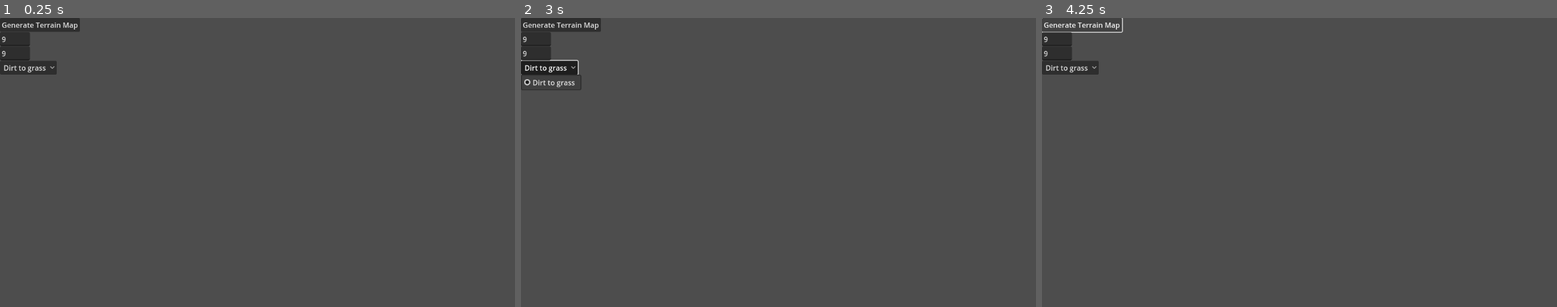
Above: before the commit, frames 1-3 (left to right).
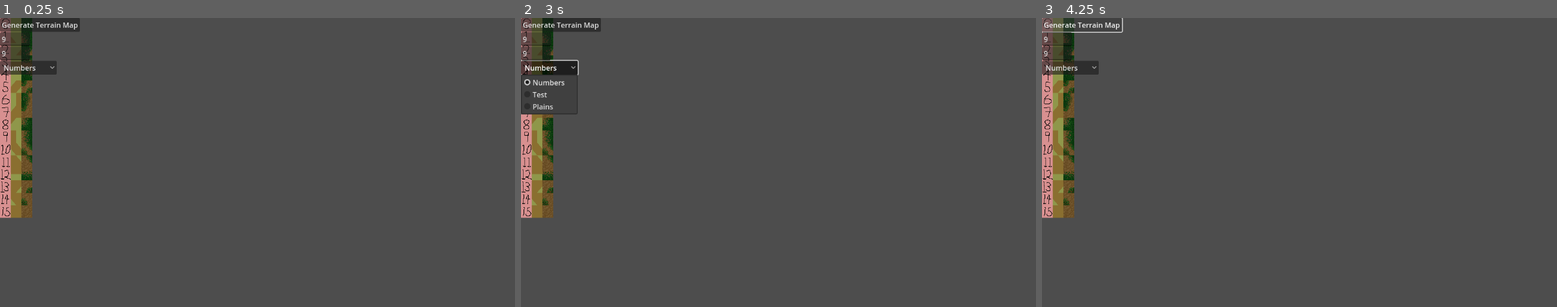
Above: after the commit, the same moments.

Repository: 28jb11/space-game
Game: Godot game, scene res://scenes/test_bed.tscn
Same seed, same stepped clock (60 frames per second), same inputs: the game is played once before the commit and once after it.
Inputs:
- Up to frame 1 (0.25 s): no input
- Up to frame 2 (3 s): click "Dirt to grass" (after the commit: "Numbers") at 0.5 s; click "Generate Terrain Map" at 1.25 s; click "Generate Terrain Map" at 2 s; click "Dirt to grass" (after the commit: "Numbers") at 2.75 s
- Up to frame 3 (4.25 s): click "Generate Terrain Map" at 3.5 s

The runs differ from the first frame. In frame 1, 4.1% of the frame differs, in the area x 0-9%, y 0-70%; in frame 2, 3.4%; in frame 3, 4.0%.

Commit message:
ms case value data structure initialization

Diff:
--- a/scenes/test_bed.tscn
+++ b/scenes/test_bed.tscn
@@ -44,8 +44,12 @@
 offset_right = 127.0
 offset_bottom = 127.0
 selected = 0
-item_count = 1
-popup/item_0/text = "Dirt to grass"
+item_count = 3
+popup/item_0/text = "Numbers"
+popup/item_1/text = "Test"
+popup/item_1/id = 1
+popup/item_2/text = "Plains"
+popup/item_2/id = 2
 
 [node name="HeightInput" type="LineEdit" parent="TestControls"]
 layout_mode = 0
--- a/scripts/terrain_tiles.gd
+++ b/scripts/terrain_tiles.gd
@@ -1,16 +1,12 @@
 extends TileMapLayer
 
-var tileset : TileSet
-
-
-
+# creates data structures to find marching squares case values
 func initialize():
 	# get tileset
 	# tileset has multiple sources. each source is a different terrain set
-	tileset = self.tile_set
-	#test_tileset_sources(tileset)
+	var tileset = self.tile_set
 
-	# create structure for each terrain source
+	# create structure for each terrain source's ms_case data
 	var tile_sources = []
 	for source_id in range(tileset.get_source_count()):
 		var ms = []
@@ -24,31 +20,24 @@
 				if ms_case < 16:
 					ms[ms_case].append(Vector2i(x,y))
 		tile_sources.append(ms)
-		print(tile_sources)
 
+	test_tileset_sources(tile_sources)
 
-func test_tileset_sources(tileset: TileSet):
+func test_tileset_sources(tile_sources):
 
-	var y_offset = 0
+	var x = 0
+	var y = 0
+
 	# for every tileset source in the tileset
-	for source_id in range(tileset.get_source_count()):
-		# initialize source to a variable
-		var tileset_source = tileset.get_source(source_id)
-
-		var atlas_size = tileset_source.get_atlas_grid_size()
-		print(atlas_size)
-
-		for x in range(atlas_size.x):
-			for y in range(atlas_size.y):
-				var tile_data = tileset_source.get_tile_data(Vector2i(x , y), 0)
-				print(tile_data.get_custom_data("ms_case"))
-
-				set_cell(Vector2i(x , y + y_offset), (source_id), Vector2i(x , y), 0)
-				print(
-				"setting cell at: ", x, " , ", (y + y_offset),
-				" | source_id: ", source_id,
-				" | atlas position: ", x, " , ", y)
-		y_offset += atlas_size.y
+	var source_id = 0
+	for tile_source in tile_sources:
+		y = 0
+		for ms_case in tile_source:
+			# TODO multiple tiles for 1 case detection
+			set_cell(Vector2i(x , y), source_id, ms_case[0], 0)
+			y += 1
+		source_id += 1
+		x += 1
 
 func apply_marching_squares(map: Dictionary, cases: Dictionary):
 	print(cases)
--- a/scripts/test_bed.gd
+++ b/scripts/test_bed.gd
@@ -26,4 +26,5 @@
 
 
 func _on_select_terrain_menu_item_selected(index: int) -> void:
+	print(index)
 	pass # Replace with function body.
